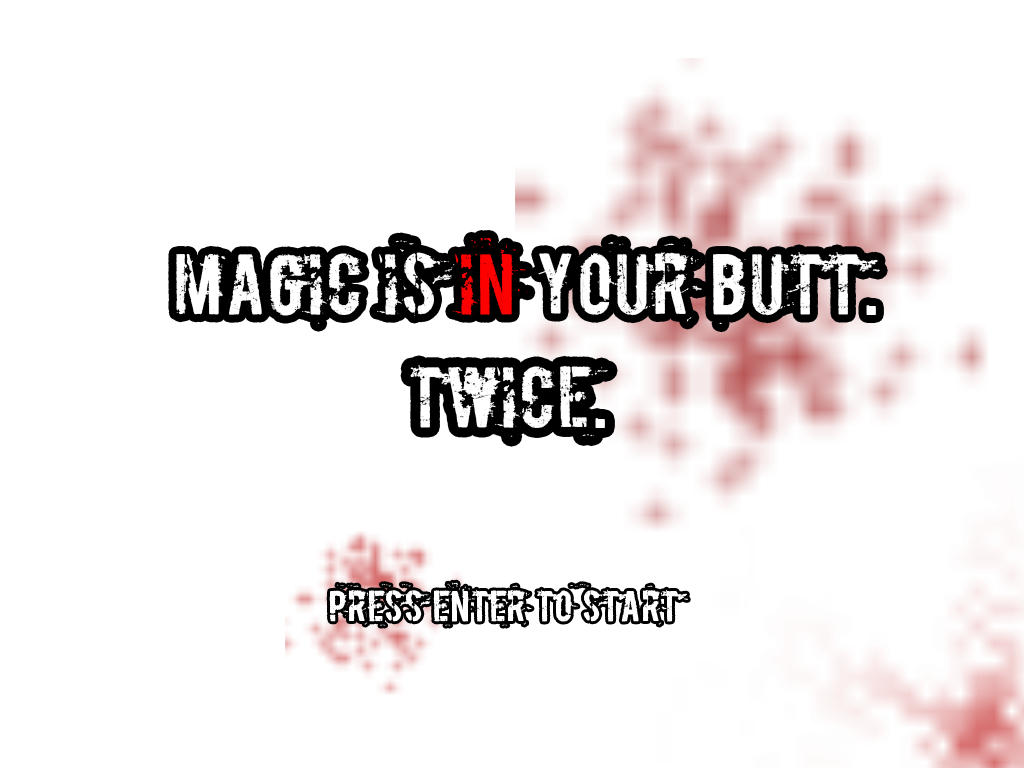
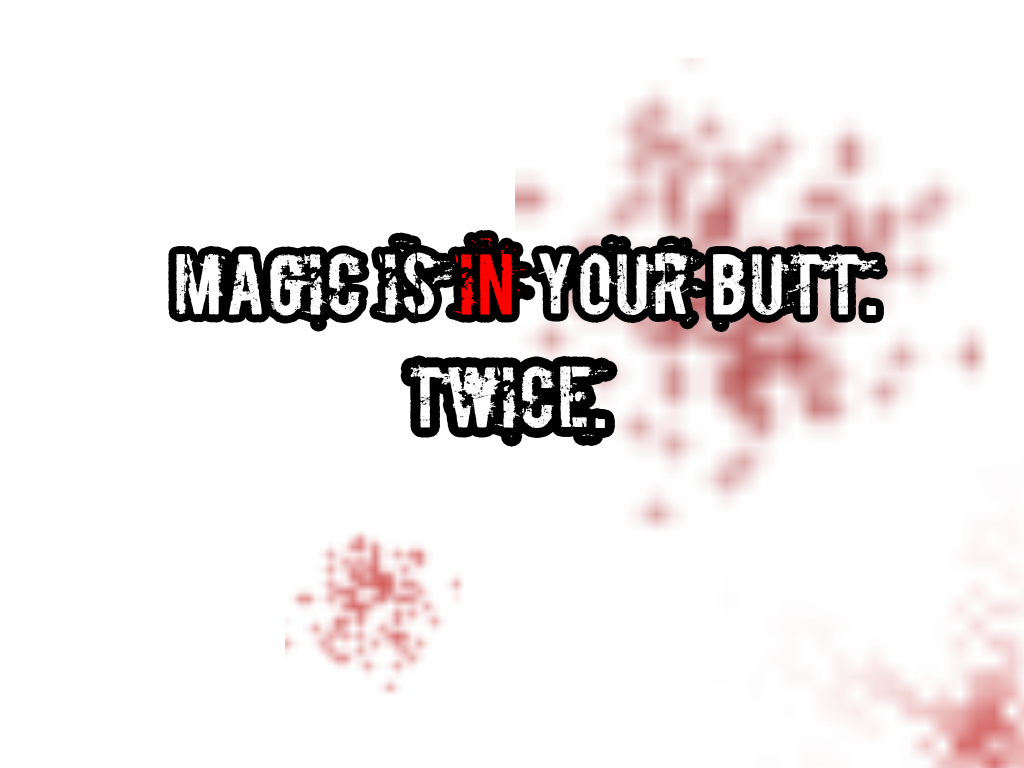
Layers edited between the first and the second 1024x768 image:
hid "Press enter to start" over [329,582,688,626]
